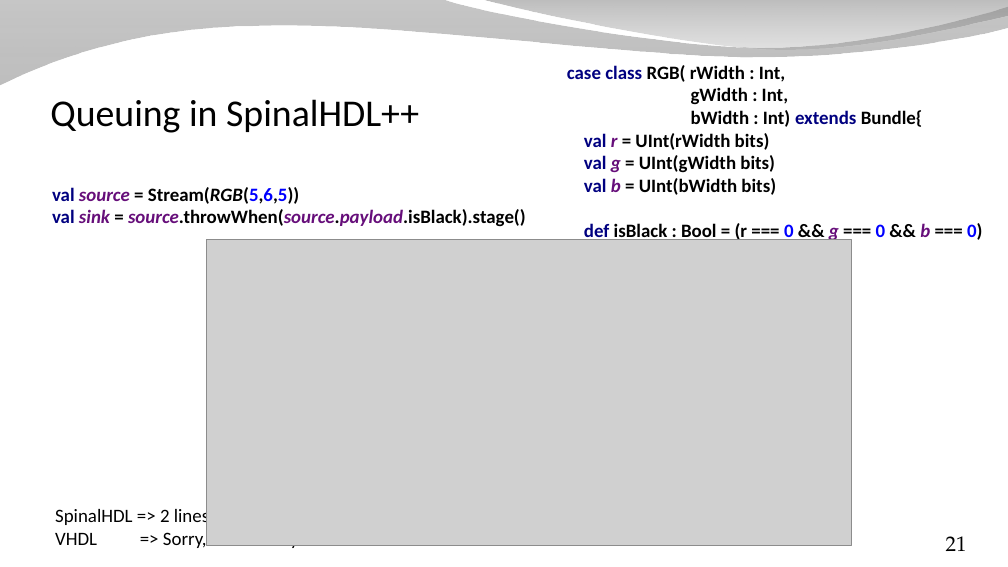
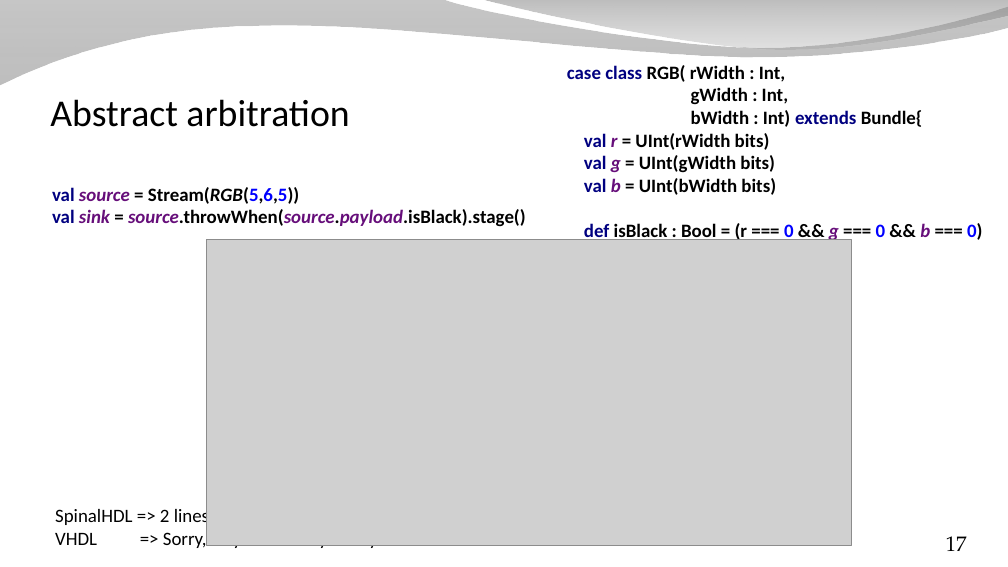
Before and after one commit to SpinalHDL/SpinalDoc, a slide deck: slide 17 of presentation/en/presentation_move_forward.odp (slide 21 before the commit). Drawn at 1008x567 pixels with LibreOffice and Linux fonts; fonts in the diff are those of the drawing; grey boxes stand for pictures; background and template pictures are left out. Boxes give left, top, right and bottom in pixels: in the first picture for what was removed or moved away, otherwise in the second. Text is boxed around its words. In the diff, an @@ line names an element or a change of style, - is before the commit and + after.

```diff
--- a/presentation/en/presentation_move_forward.odp
+++ b/presentation/en/presentation_move_forward.odp
@@ title at bbox=[50, 99, 349, 127]: text changed @@
-Queuing in SpinalHDL++
+Abstract arbitration
@@ text at bbox=[55, 507, 378, 550]: text changed @@
-SpinalHDL => 2 lines
-VHDL => Sorry, I'm too lazy
+SpinalHDL => 2 lines
+VHDL => Sorry, I try to save my sanity
@@ page number at bbox=[946, 536, 967, 551]: text changed @@
-21
+17
```
Also in this commit, not shown: 3 other slides changed, 2 slides added, 7 slides removed, 1 other file.
